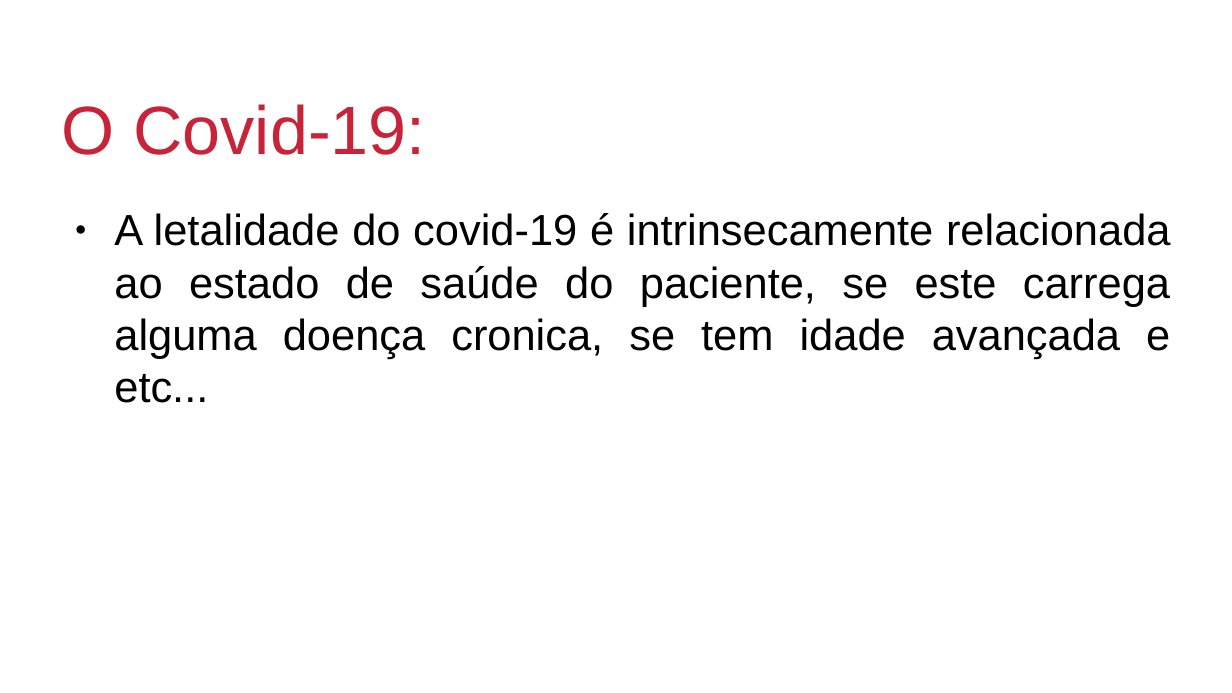
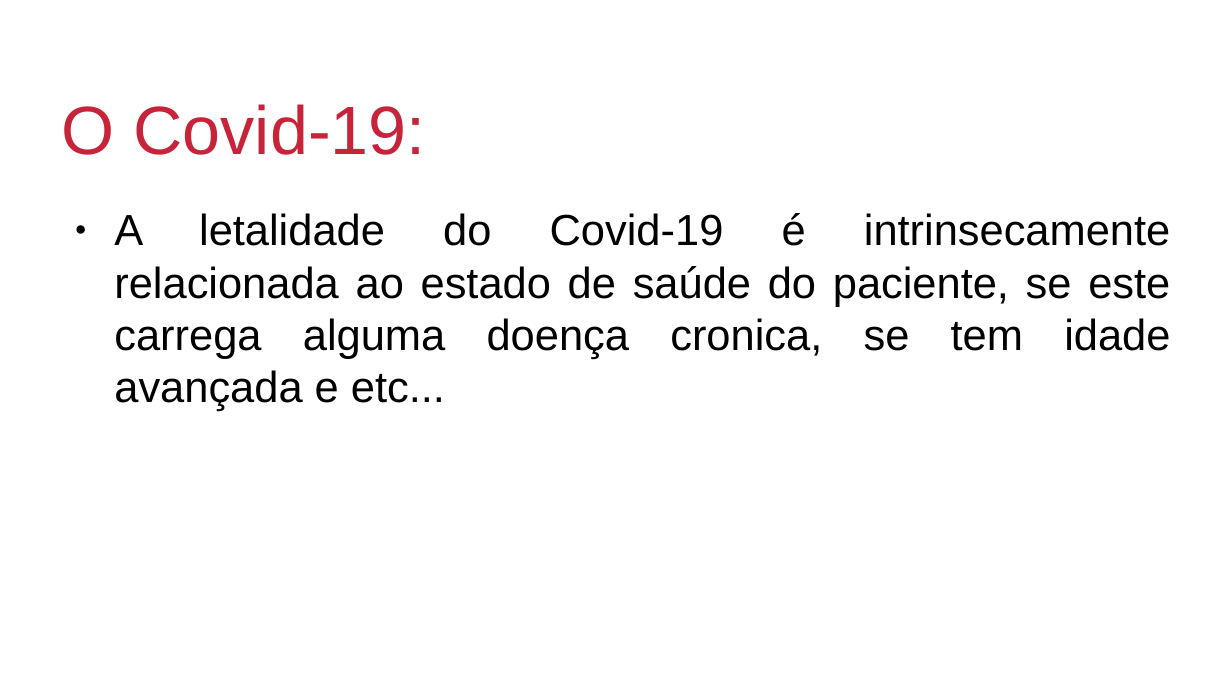
Before and after one commit to antonioanunciacao/Pesquisa-Operacional, a slide deck: slide 3 of Projeto/apresentacao_projeto.odp. Drawn at 1232x693 pixels with LibreOffice and Linux fonts; fonts in the diff are those of the drawing; background and template pictures are left out. Boxes give left, top, right and bottom in pixels: in the first picture for what was removed or moved away, otherwise in the second. Text is boxed around its words. In the diff, an @@ line names an element or a change of style, - is before the commit and + after.

```diff
--- a/Projeto/apresentacao_projeto.odp
+++ b/Projeto/apresentacao_projeto.odp
@@ text at (114, 213, 1170, 411): text changed @@
-● A letalidade do covid-19 é intrinsecamente relacionada ao estado de saúde do paciente, se este carrega alguma doença cronica, se tem idade avançada e etc...
+● A letalidade do Covid-19 é intrinsecamente relacionada ao estado de saúde do paciente, se este carrega alguma doença cronica, se tem idade avançada e etc...
```
Also in this commit, not shown: 6 other slides changed, 1 other file.
